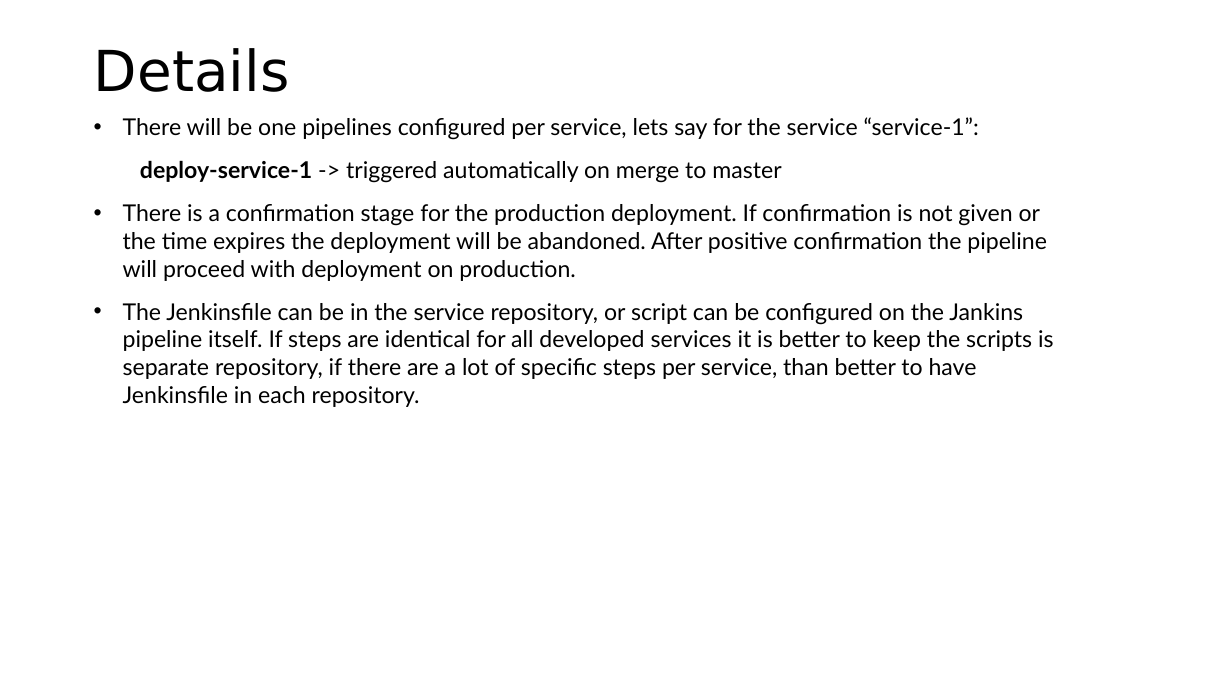
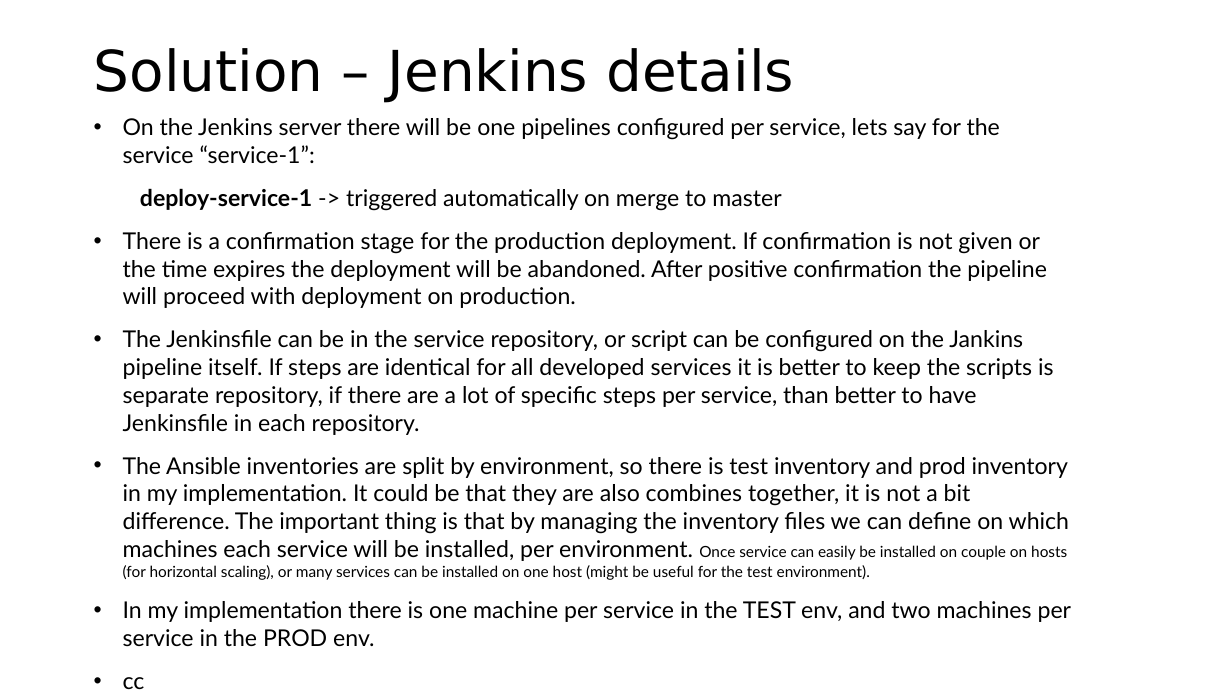
Before and after one commit to mihailnenov/test-python-project, a slide deck: slide 8 of Ps-CICD.pptx. Drawn at 1232x693 pixels with LibreOffice and Linux fonts; fonts in the diff are those of the drawing. Boxes give left, top, right and bottom in pixels: in the first picture for what was removed or moved away, otherwise in the second. Text is boxed around its words. In the diff, an @@ line names an element or a change of style, - is before the commit and + after.

```diff
--- a/Ps-CICD.pptx
+++ b/Ps-CICD.pptx
@@ text at bbox=[94, 48, 794, 102]: text changed @@
-Details
+Solution – Jenkins details
@@ text at bbox=[123, 118, 1000, 164]: text changed @@
-• There will be one pipelines configured per service, lets say for the service “service-1”:
+• On the Jenkins server there will be one pipelines configured per service, lets say for the service “service-1”:
@@ text at bbox=[123, 457, 1072, 689]: paragraphs added @@
+• The Ansible inventories are split by environment, so there is test inventory and prod inventory in my implementation. It could be that they are also combines together, it is not a bit difference. The important thing is that by managing the inventory files we can define on which machines each service will be installed, per environment. Once service can easily be installed on couple on hosts (for horizontal scaling), or many services can be installed on one host (might be useful for the test environment).
+• In my implementation there is one machine per service in the TEST env, and two machines per service in the PROD env.
+• cc
```
Also in this commit, not shown: 2 other slides changed, 2 slides added, 1 other file.
